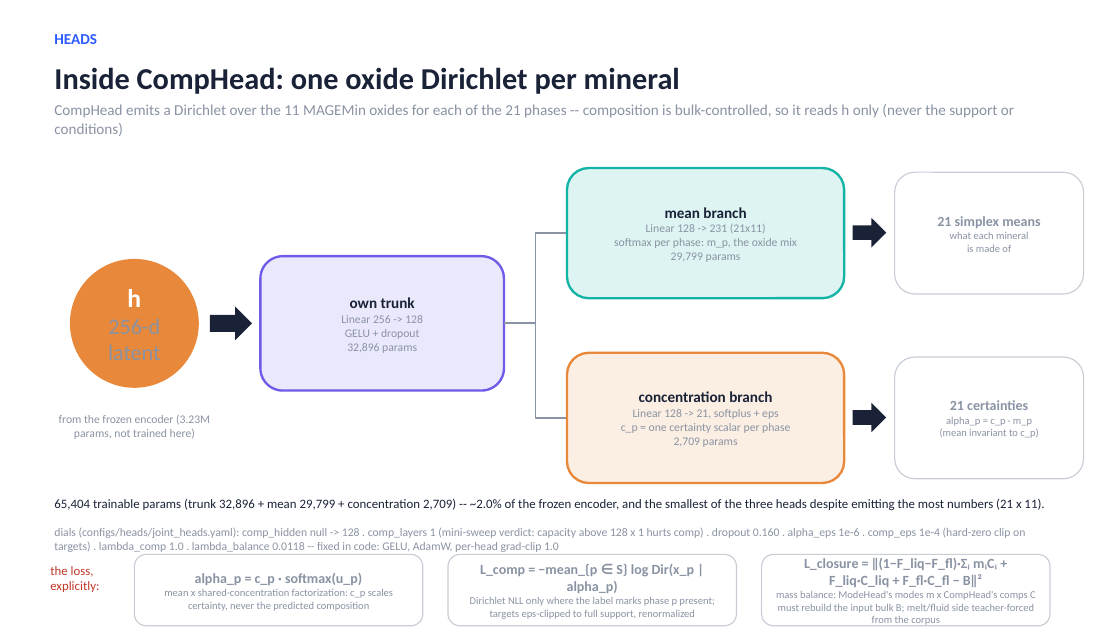
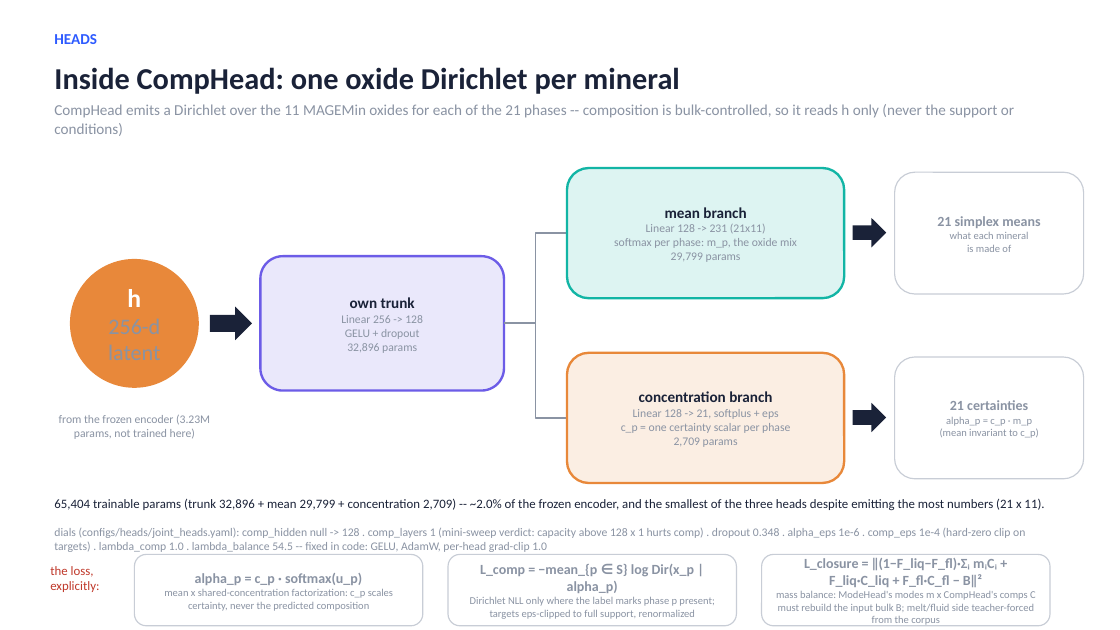
Before and after one commit to matthew-j-liu/phasecast, a slide deck: slide 16 of slides/overview.pptx. Drawn at 1120x630 pixels with LibreOffice and Linux fonts; fonts in the diff are those of the drawing. Boxes give left, top, right and bottom in pixels: in the first picture for what was removed or moved away, otherwise in the second. Text is boxed around its words. In the diff, an @@ line names an element or a change of style, - is before the commit and + after.

Commit message:
overview deck corrected to the true production stack: every production claim points at joint_heads_supportmag_seed0 with its own stamped dials, instrument numbers, and param counts; the trial-22 story remains only as the dated, reversed adoption with traced-corpus measurements   attributed to their own instrument

```diff
--- a/slides/overview.pptx
+++ b/slides/overview.pptx
@@ text at (54,528,1025,552): text changed @@
-dials (configs/heads/joint_heads.yaml): comp_hidden null -> 128 . comp_layers 1 (mini-sweep verdict: capacity above 128 x 1 hurts comp) . dropout 0.160 . alpha_eps 1e-6 . comp_eps 1e-4 (hard-zero clip on targets) . lambda_comp 1.0 . lambda_balance 0.0118 -- fixed in code: GELU, AdamW, per-head grad-clip 1.0
+dials (configs/heads/joint_heads.yaml): comp_hidden null -> 128 . comp_layers 1 (mini-sweep verdict: capacity above 128 x 1 hurts comp) . dropout 0.348 . alpha_eps 1e-6 . comp_eps 1e-4 (hard-zero clip on targets) . lambda_comp 1.0 . lambda_balance 54.5 -- fixed in code: GELU, AdamW, per-head grad-clip 1.0
```
Also in this commit, not shown: 8 other slides changed, 1 other file.
